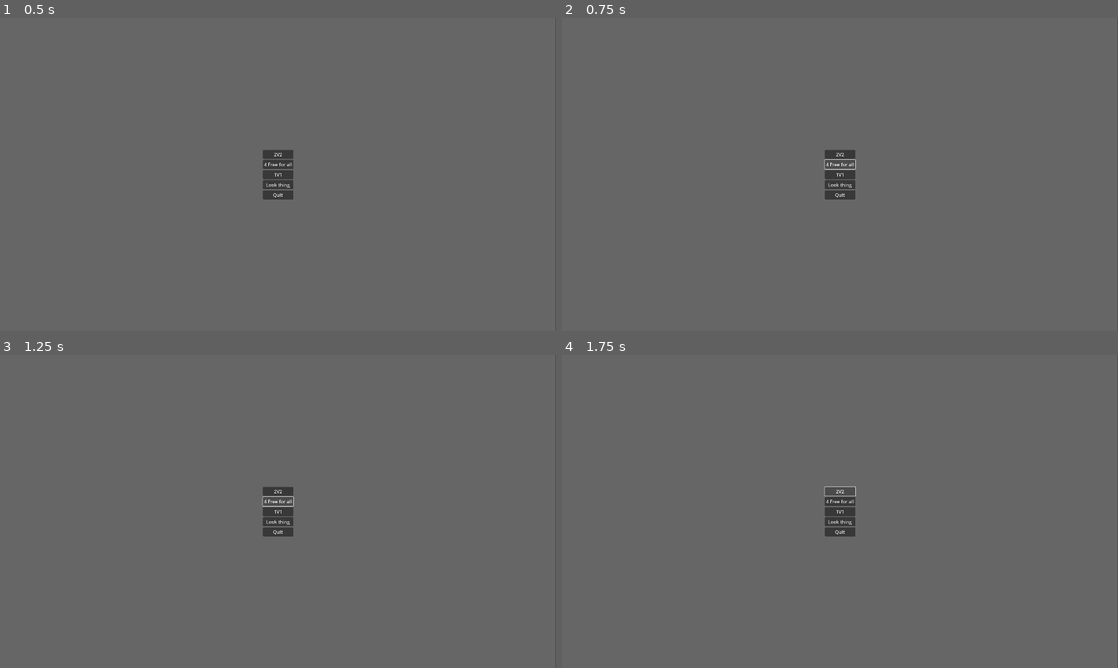
Above: before the commit, frames 1-4 (two rows, left to right).
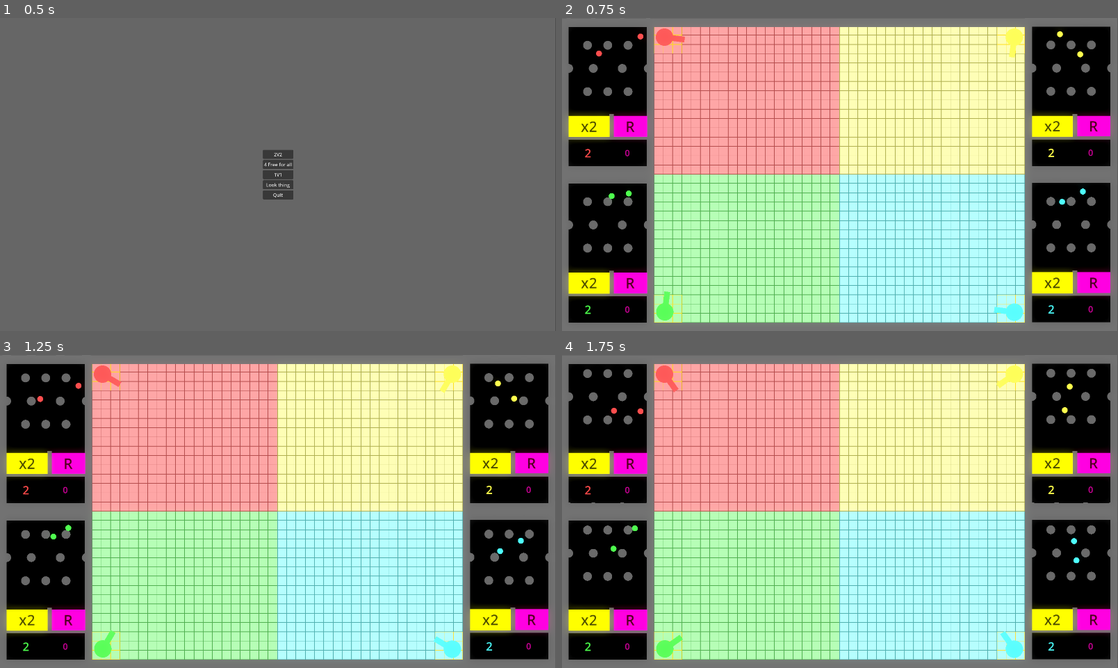
Above: after the commit, the same moments.

Repository: BrianGossett/generator1
Game: Godot game, scene res://Scenes/start_screen.tscn
Two runs of this game, one before a commit and one after it. Both use one fixed random seed, a clock stepped at 60 frames per second and the inputs below.
Inputs (mouse positions are in pixels of both pictures, inside the frame that each line leads up to):
- Up to frame 1 (0.5 s): no input
- Up to frame 2 (0.75 s): click "4 Free for all" at 0.5 s
- Up to frame 3 (1.25 s): no input
- Up to frame 4 (1.75 s): click (840, 492) at 1.25 s, where only the run before the commit has a clickable "2V2"

Frame 1 is identical in both runs. In frame 2, 87% of the frame differs, in the area x 0-100%, y 2-98%; in frame 3, 87%; in frame 4, 87%.

Commit message:
tryed tofix the jagged

Diff:
--- a/Objects/Box.gd
+++ b/Objects/Box.gd
@@ -29,8 +29,9 @@
 func _on_box_area_body_entered(body: Node2D) -> void:
 	if(body.get_groups().has("Orb")):
 		if (body.team != team):
+			if (victory):
+				GameInfo.victory_value[team] = false
+				victory = false
 			team = body.team
 			update_colors()
-			if (victory):
-				GameInfo.victory_value[team] = false
 			body.queue_free()
--- a/Objects/ball.gd
+++ b/Objects/ball.gd
@@ -1,13 +1,13 @@
 extends RigidBody2D
 
 @export var team: int = 0;
-@onready var colorRect: ColorRect = $BallView;
+@onready var ball_view: Sprite2D = $BallView;
 
 func _ready():
 	apply_team_color()
 
 func apply_team_color():
-	colorRect.color = GameInfo.team_color(team);
+	ball_view.modulate = GameInfo.team_color(team);
 
 func configure(team_name: int, bounce_value: float, gravity: float):
 	team = team_name
--- a/Objects/ball.tscn
+++ b/Objects/ball.tscn
@@ -1,14 +1,11 @@
-[gd_scene load_steps=6 format=3 uid="uid://sqpko26yo2gf"]
+[gd_scene load_steps=5 format=3 uid="uid://sqpko26yo2gf"]
 
-[ext_resource type="Shader" uid="uid://y3xbq8y68q6f" path="res://Objects/circle.gdshader" id="1_af24q"]
 [ext_resource type="Script" uid="uid://bx4540f1r7fcs" path="res://Objects/ball.gd" id="1_ogllh"]
+[ext_resource type="Texture2D" uid="uid://cc81xtk5amyp5" path="res://Resorces/circle.png" id="2_ogllh"]
 
 [sub_resource type="PhysicsMaterial" id="PhysicsMaterial_ogllh"]
 
 [sub_resource type="CircleShape2D" id="CircleShape2D_fo46k"]
-
-[sub_resource type="ShaderMaterial" id="ShaderMaterial_t8686"]
-shader = ExtResource("1_af24q")
 
 [node name="Ball" type="RigidBody2D" groups=["Ball"]]
 physics_material_override = SubResource("PhysicsMaterial_ogllh")
@@ -17,9 +14,6 @@
 [node name="BallCollision" type="CollisionShape2D" parent="."]
 shape = SubResource("CircleShape2D_fo46k")
 
-[node name="BallView" type="ColorRect" parent="."]
-material = SubResource("ShaderMaterial_t8686")
-offset_left = -10.0
-offset_top = -10.0
-offset_right = 10.0
-offset_bottom = 10.0
+[node name="BallView" type="Sprite2D" parent="."]
+scale = Vector2(0.08, 0.08)
+texture = ExtResource("2_ogllh")
--- a/Objects/box.tscn
+++ b/Objects/box.tscn
@@ -12,6 +12,13 @@
 offset_bottom = 16.0
 script = ExtResource("1_vwonl")
 
+[node name="BoxArea" type="Area2D" parent="."]
+collision_mask = 3
+
+[node name="BoxCol" type="CollisionShape2D" parent="BoxArea" groups=["Box"]]
+position = Vector2(16, 16)
+shape = SubResource("CircleShape2D_vwonl")
+
 [node name="InnerBox" type="ColorRect" parent="."]
 layout_mode = 0
 offset_left = 1.0
@@ -20,11 +27,4 @@
 offset_bottom = 31.0
 color = Color(0, 0, 0, 0.941176)
 
-[node name="BoxArea" type="Area2D" parent="."]
-collision_mask = 3
-
-[node name="BoxCol" type="CollisionShape2D" parent="BoxArea" groups=["Box"]]
-position = Vector2(16, 16)
-shape = SubResource("CircleShape2D_vwonl")
-
 [connection signal="body_entered" from="BoxArea" to="." method="_on_box_area_body_entered"]
--- a/Objects/cannon.gd
+++ b/Objects/cannon.gd
@@ -37,8 +37,8 @@
 		get_tree().current_scene.add_child(orb)
 
 		var direction = global_transform.x.normalized()
-		var angle_offset = randf_range(-angle_spread, angle_spread)
-		var randomized_direction = direction.rotated(angle_offset)
+		var fire_angle_offset = randf_range(-angle_spread, angle_spread)
+		var randomized_direction = direction.rotated(fire_angle_offset)
 
 		orb.launch(
 			$Fire_Point.global_position,
@@ -52,8 +52,9 @@
 
 
 func _on_shoot_timer_timeout() -> void:
-	var has_loser := GameInfo.victory_value.values().has(false)
-	if GameInfo.fire_value[team] > 0 and !has_loser:
+	if !GameInfo.victory_value[team]:
+		queue_free()
+	if GameInfo.fire_value[team] > 0 and !GameInfo.has_winner:
 		if GameInfo.fire_value[team] > 1000:
 			emit_orb(15, 0.0075, 0.3)  # high speed = big spread
 		elif GameInfo.fire_value[team] > 100:
--- a/Objects/orb.gd
+++ b/Objects/orb.gd
@@ -28,8 +28,7 @@
 	material.bounce = bounciness
 	material.friction = 0
 	physics_material_override = material
-
-	set_linear_damp_mode(1)
+	linear_damp_mode = 1
 	gravity_scale = gravity
 	linear_damp = 0
 	angular_damp = 0
@@ -40,7 +39,7 @@
 
 func update_visual() -> void:
 	var color = GameInfo.team_color(team)
-	$OrbColor.color = color
+	$OrbColor.modulate = color
 	color.a = 0.4
 	trail.default_color = color
 
--- a/Objects/orb.tscn
+++ b/Objects/orb.tscn
@@ -1,16 +1,13 @@
-[gd_scene load_steps=6 format=3 uid="uid://b01muifxx3t72"]
+[gd_scene load_steps=5 format=3 uid="uid://b01muifxx3t72"]
 
-[ext_resource type="Shader" uid="uid://y3xbq8y68q6f" path="res://Objects/circle.gdshader" id="1_brd2u"]
 [ext_resource type="Script" uid="uid://3pj7kgcbo0xq" path="res://Objects/orb.gd" id="1_fehja"]
+[ext_resource type="Texture2D" uid="uid://cc81xtk5amyp5" path="res://Resorces/circle.png" id="2_fehja"]
 
 [sub_resource type="Curve" id="Curve_fehja"]
 _data = [Vector2(0, 1), 0.0, 0.0, 0, 0, Vector2(0.746269, 0.629214), 0.0, 0.0, 0, 0, Vector2(0.910448, 0.0786518), 0.0, 0.0, 0, 0]
 point_count = 3
 
 [sub_resource type="CircleShape2D" id="CircleShape2D_fehja"]
-
-[sub_resource type="ShaderMaterial" id="ShaderMaterial_rbks0"]
-shader = ExtResource("1_brd2u")
 
 [node name="Orb" type="RigidBody2D" groups=["Orb"]]
 collision_layer = 2
@@ -25,15 +22,12 @@
 [node name="OrbCollision" type="CollisionShape2D" parent="."]
 shape = SubResource("CircleShape2D_fehja")
 
-[node name="OrbColor" type="ColorRect" parent="."]
-material = SubResource("ShaderMaterial_rbks0")
-offset_left = -10.0
-offset_top = -10.0
-offset_right = 10.0
-offset_bottom = 10.0
-
 [node name="Timer" type="Timer" parent="."]
 wait_time = 10.0
 autostart = true
 
+[node name="OrbColor" type="Sprite2D" parent="."]
+scale = Vector2(0.08, 0.08)
+texture = ExtResource("2_fehja")
+
 [connection signal="timeout" from="Timer" to="." method="_on_timer_timeout"]
--- a/Objects/peg.tscn
+++ b/Objects/peg.tscn
@@ -1,21 +1,15 @@
-[gd_scene load_steps=4 format=3 uid="uid://bo61chu5rcf5g"]
+[gd_scene load_steps=3 format=3 uid="uid://bo61chu5rcf5g"]
 
-[ext_resource type="Shader" uid="uid://y3xbq8y68q6f" path="res://Objects/circle.gdshader" id="2_qnyrg"]
+[ext_resource type="Texture2D" uid="uid://cc81xtk5amyp5" path="res://Resorces/circle.png" id="1_bx1ek"]
 
 [sub_resource type="CircleShape2D" id="CircleShape2D_fo46k"]
-
-[sub_resource type="ShaderMaterial" id="ShaderMaterial_t8686"]
-shader = ExtResource("2_qnyrg")
 
 [node name="Peg" type="StaticBody2D"]
 
 [node name="PegCollision" type="CollisionShape2D" parent="."]
 shape = SubResource("CircleShape2D_fo46k")
 
-[node name="PegView" type="ColorRect" parent="."]
-material = SubResource("ShaderMaterial_t8686")
-offset_left = -10.0
-offset_top = -10.0
-offset_right = 10.0
-offset_bottom = 10.0
-color = Color(0.392157, 0.392157, 0.392157, 1)
+[node name="PegView" type="Sprite2D" parent="."]
+modulate = Color(0.392157, 0.392157, 0.392157, 1)
+scale = Vector2(0.08, 0.08)
+texture = ExtResource("1_bx1ek")
--- /dev/null
+++ b/Scenes/play_area_free_four.gd
@@ -0,0 +1,55 @@
+extends Node2D
+@onready var gen1 = $GeneratorTopLeft
+@onready var gen2 = $GeneratorTopRight
+@onready var gen3 = $GeneratorBottomLeft
+@onready var gen4 = $GeneratorBottomRight
+
+
+@onready var screen_fade = $ScreenFade
+@onready var vicotry_label = $Label
+
+
+
+func _ready() -> void:
+	$Field.apply_box_grid($Field.generate_grid_from_corners({
+		"bottom_left": 2,
+		"bottom_right": 6,
+		"top_left": 0,
+		"top_right": 3
+	}))
+
+func fade_to_color(color: Color, duration := 1.5):
+	screen_fade.color = Color(0, 0, 0, 0)
+	vicotry_label.visible = true
+	vicotry_label.add_theme_color_override("font_color",color)
+	screen_fade.visible = true
+	var tween = create_tween()
+	tween.tween_property(screen_fade, "color:a", 1.0, duration)
+
+func _process(_delta) -> void:
+	checkWin()
+
+
+func _on_timer_timeout() -> void:
+	gen1.BallSpawn(1)
+	gen2.BallSpawn(1)
+	gen3.BallSpawn(1)
+	gen4.BallSpawn(1)
+
+
+
+func checkWin():
+	if GameInfo.has_winner:
+		return
+
+	var valid_teams = [0, 2, 3, 6]
+	var remaining_teams = []
+
+	for team in valid_teams:
+		if GameInfo.victory_value[team]:
+			remaining_teams.append(team)
+
+	if remaining_teams.size() == 1:
+		GameInfo.has_winner = true
+		var winning_team = remaining_teams[0]
+		fade_to_color(GameInfo.team_color(winning_team), 3)
--- /dev/null
+++ b/Scenes/play_area_free_four.tscn
@@ -0,0 +1,102 @@
+[gd_scene load_steps=6 format=3 uid="uid://dr60br1tc4fxb"]
+
+[ext_resource type="Script" uid="uid://dwxmwjwqxafq2" path="res://Scenes/play_area_free_four.gd" id="1_88uj3"]
+[ext_resource type="PackedScene" uid="uid://catppxguc7kox" path="res://Objects/field.tscn" id="2_ny7wt"]
+[ext_resource type="PackedScene" uid="uid://bmi2pr5jgtfxt" path="res://Objects/cannon.tscn" id="3_8uopx"]
+[ext_resource type="PackedScene" uid="uid://dgea1jbl8u36" path="res://Objects/generator4.tscn" id="4_88uj3"]
+
+[sub_resource type="RectangleShape2D" id="RectangleShape2D_ybnwo"]
+size = Vector2(1283, 30)
+
+[node name="PlayArea" type="Node2D"]
+script = ExtResource("1_88uj3")
+
+[node name="Field" parent="." instance=ExtResource("2_ny7wt")]
+position = Vector2(320, 26)
+
+[node name="CannonBottomLeft" parent="." instance=ExtResource("3_8uopx")]
+position = Vector2(357, 1013)
+rotation = -0.785398
+team = 2
+
+[node name="CannonTopRight" parent="." instance=ExtResource("3_8uopx")]
+position = Vector2(1564, 65)
+rotation = 2.35619
+team = 3
+
+[node name="CannonTopLeft" parent="." instance=ExtResource("3_8uopx")]
+position = Vector2(356, 65)
+rotation = 0.785398
+scale = Vector2(1, 1)
+
+[node name="CannonBottomRight" parent="." instance=ExtResource("3_8uopx")]
+position = Vector2(1564, 1014)
+rotation = 3.92699
+team = 6
+
+[node name="Camera2D" type="Camera2D" parent="."]
+position = Vector2(962, 539)
+
+[node name="TopWall" type="StaticBody2D" parent="."]
+
+[node name="ColorRect" type="ColorRect" parent="TopWall"]
+offset_left = 320.0
+offset_right = 1601.0
+offset_bottom = 30.0
+color = Color(0.392157, 0.392157, 0.392157, 1)
+
+[node name="CollisionShape2D" type="CollisionShape2D" parent="TopWall"]
+position = Vector2(960.5, 15)
+shape = SubResource("RectangleShape2D_ybnwo")
+
+[node name="BottomWall" type="StaticBody2D" parent="."]
+position = Vector2(0, 1050)
+
+[node name="ColorRect" type="ColorRect" parent="BottomWall"]
+offset_left = 320.0
+offset_right = 1601.0
+offset_bottom = 30.0
+color = Color(0.392157, 0.392157, 0.392157, 1)
+
+[node name="CollisionShape2D" type="CollisionShape2D" parent="BottomWall"]
+position = Vector2(960.5, 15)
+shape = SubResource("RectangleShape2D_ybnwo")
+
+[node name="Timer" type="Timer" parent="."]
+wait_time = 180.0
+autostart = true
+
+[node name="GeneratorTopLeft" parent="." instance=ExtResource("4_88uj3")]
+
+[node name="GeneratorBottomLeft" parent="." instance=ExtResource("4_88uj3")]
+position = Vector2(0, 540)
+team = 2
+
+[node name="GeneratorTopRight" parent="." instance=ExtResource("4_88uj3")]
+position = Vector2(1600, -1)
+team = 3
+
+[node name="GeneratorBottomRight" parent="." instance=ExtResource("4_88uj3")]
+position = Vector2(1600, 539)
+team = 6
+
+[node name="ScreenFade" type="ColorRect" parent="."]
+visible = false
+offset_left = -17.0
+offset_top = -5.0
+offset_right = 1930.0
+offset_bottom = 1089.0
+color = Color(1, 1, 1, 0)
+
+[node name="Label" type="Label" parent="."]
+visible = false
+offset_left = -1.0
+offset_top = -1.0
+offset_right = 1923.0
+offset_bottom = 1079.0
+theme_override_font_sizes/font_size = 200
+text = "Victory"
+horizontal_alignment = 1
+vertical_alignment = 1
+
+[connection signal="timeout" from="Timer" to="." method="_on_timer_timeout"]
--- a/Scenes/start_screen.gd
+++ b/Scenes/start_screen.gd
@@ -1,7 +1,5 @@
 extends Control
 
-@onready var start_button = $VBoxContainer/StartButton
-@onready var quit_button = $VBoxContainer/Quit
 
 
 func _on_start_button_button_down() -> void:
@@ -14,3 +12,7 @@
 
 func _on_look_thing_button_down() -> void:
 	get_tree().change_scene_to_file("res://Scenes/test_bed.tscn")
+
+
+func _on_free_for_all_button_down() -> void:
+	get_tree().change_scene_to_file("res://Scenes/play_area_free_four.tscn")
--- a/Scenes/start_screen.tscn
+++ b/Scenes/start_screen.tscn
@@ -56,6 +56,7 @@
 layout_mode = 2
 text = "Quit"
 
+[connection signal="button_down" from="VBoxContainer/4FreeForAll" to="." method="_on_free_for_all_button_down"]
 [connection signal="button_down" from="VBoxContainer/1V1" to="." method="_on_start_button_button_down"]
 [connection signal="button_down" from="VBoxContainer/look thing" to="." method="_on_look_thing_button_down"]
 [connection signal="button_down" from="VBoxContainer/Quit" to="." method="_on_quit_button_down"]
--- a/Scripts/GameInfo.gd
+++ b/Scripts/GameInfo.gd
@@ -1,4 +1,6 @@
 extends Node
+
+var has_winner := false
 
 # Team Constants
 const TEAM_RED       = 0
Binary file added: Resorces/circle.png
Not shown, added: Resorces/circle.png.import
Not shown, added: Scenes/play_area_free_four.gd.uid
